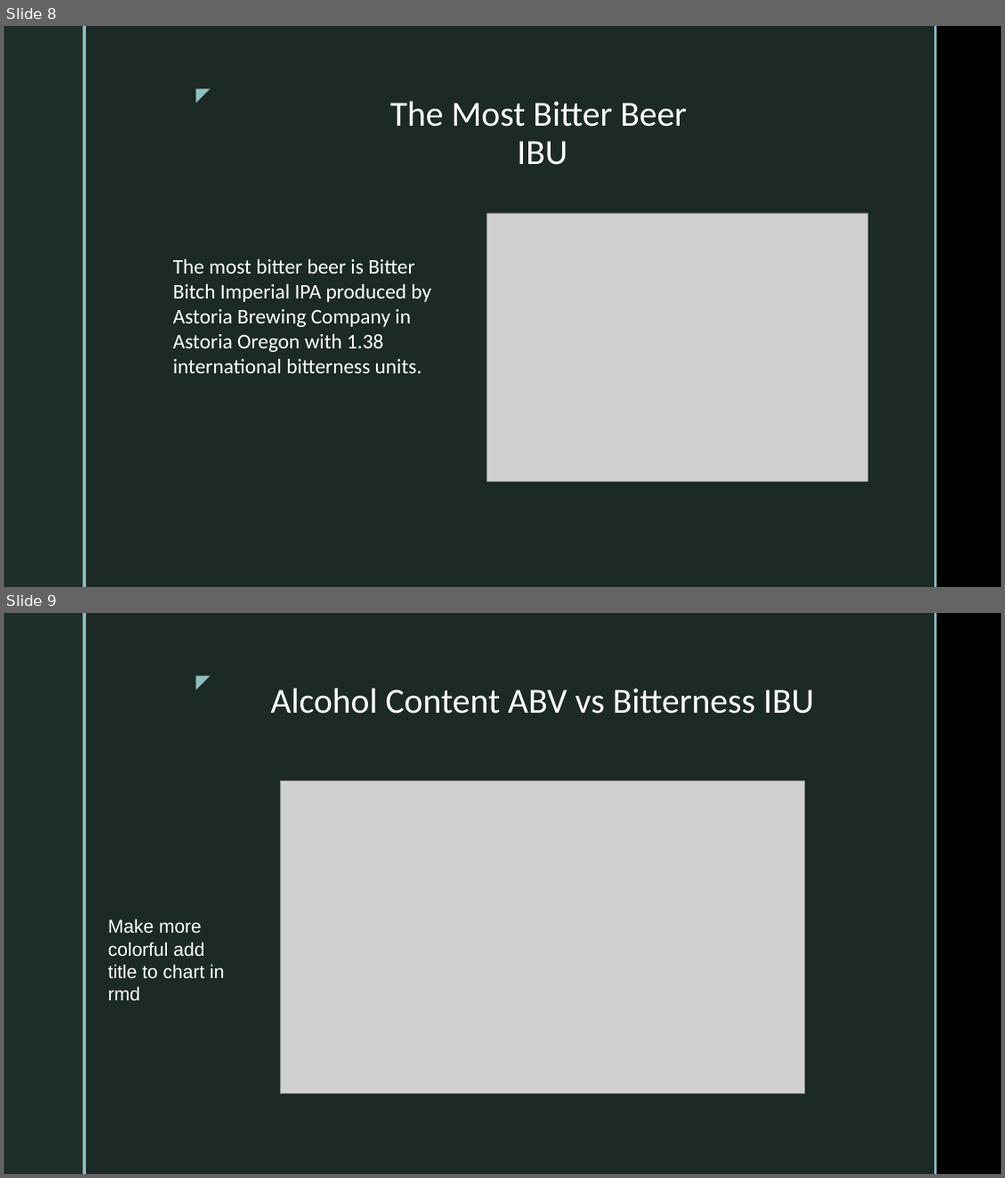
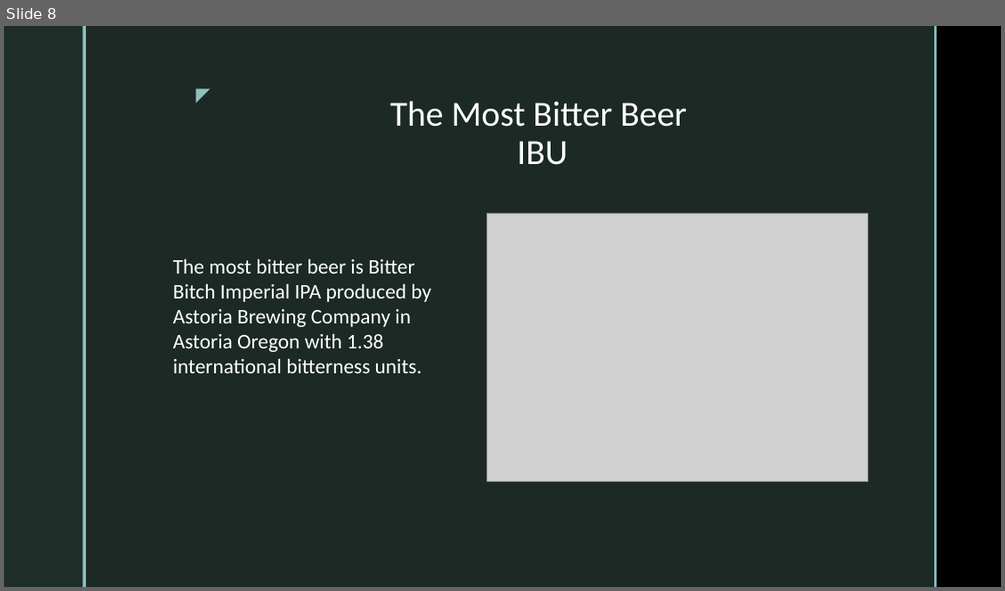
Before and after one commit to KaysData/Brewery-Analysis, a slide deck: Case Study Presentation.pptx. Shown one above the other, each under a label of ours: slides 8 and 9 before the commit, slide 8 after it. The pictures are 1005x1178 and 1005x591 pixels, drawn with LibreOffice and Linux fonts; fonts in the diff are those of the drawing; grey boxes stand for pictures; background and template pictures are left out. Boxes give left, top, right and bottom in pixels: in the first picture for what was removed or moved away, otherwise in the second. Text is boxed around its words. In the diff, an @@ line names an element or a change of style, - is before the commit and + after.

```diff
--- a/Case Study Presentation.pptx
+++ b/Case Study Presentation.pptx
@@ slide 9 removed at (4,613,1001,1174), background picture (left out); not listed: 5 template elements that a slide beside it also shows @@
@@ title removed at (271,688,814,714) @@
-Alcohol Content ABV vs Bitterness IBU
@@ picture removed at (280,780,804,1093) @@
@@ text removed at (108,918,224,1000) @@
-Make more colorful add title to chart in rmd
```
Also in this commit, not shown: 2 slides changed, 5 slides added, 3 other slides removed, 5 other files.
